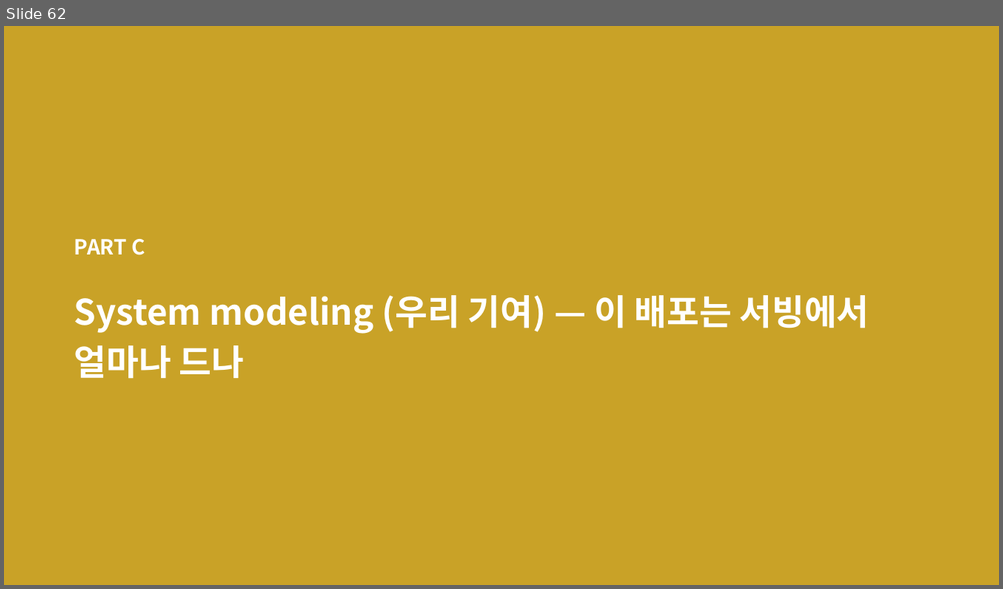
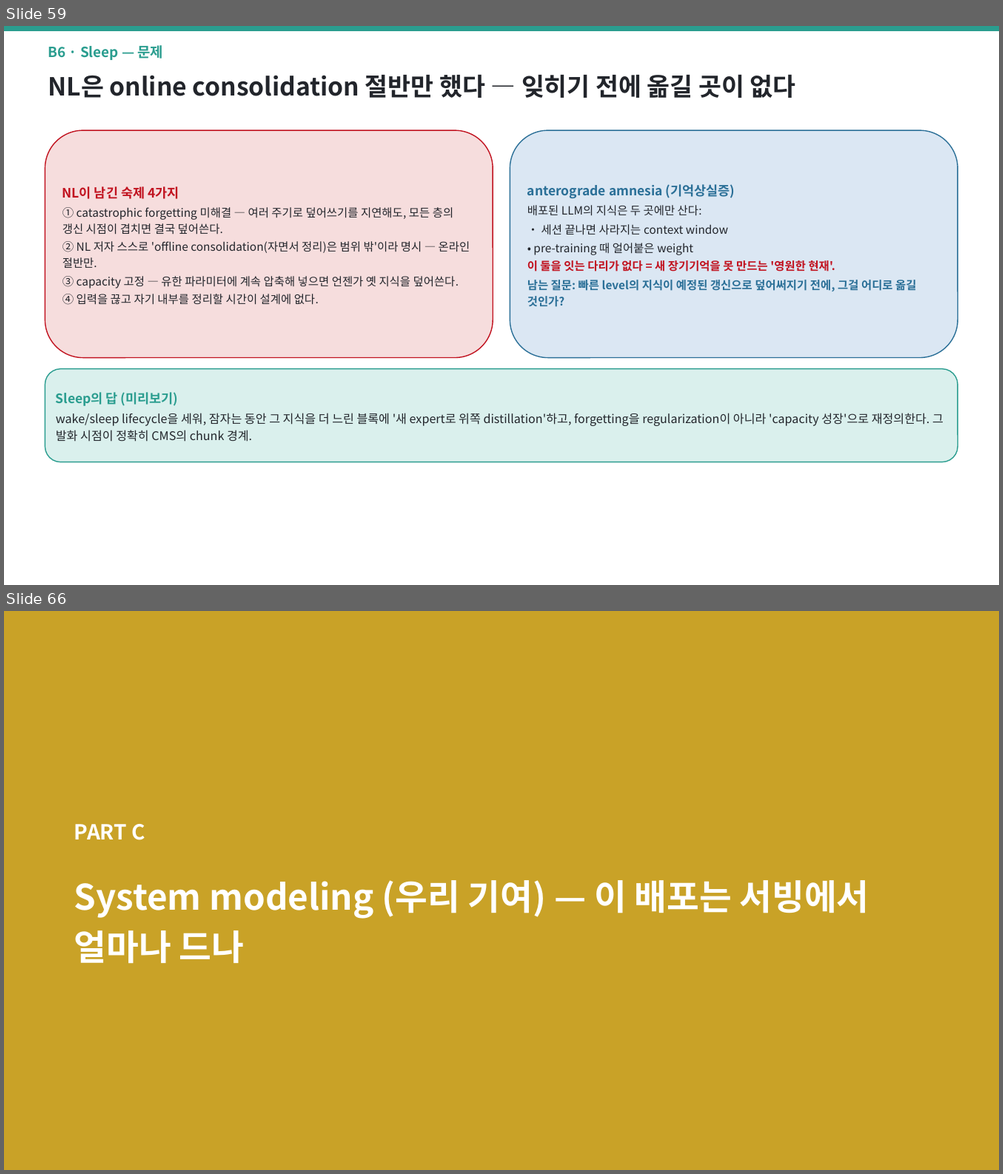
Before and after one commit to jimmylegendary/neural-memory-study, a slide deck: seminar/TTT-seminar.pptx. Shown one above the other, each under a label of ours: slide 62 before the commit, slides 59 and 66 after it; the slides between them are not shown. The pictures are 1003x589 and 1003x1174 pixels, drawn with LibreOffice and Linux fonts; fonts in the diff are those of the drawing. Boxes give left, top, right and bottom in pixels: in the first picture for what was removed or moved away, otherwise in the second. Text is boxed around its words. In the diff, an @@ line names an element or a change of style, - is before the commit and + after.

```diff
--- a/seminar/TTT-seminar.pptx
+++ b/seminar/TTT-seminar.pptx
@@ slide 59 added at (4,26,999,585), background #FFFFFF @@
@@ rectangle added at (4,26,999,30), fill #2A9D8F, outline #2A9D8F 1 pt @@
@@ text added at (48,45,163,60), 13.5 pt, text #2A9D8F, bold @@
+B6 · Sleep — 문제
@@ text added at (48,74,796,98), 24 pt, text #22252B, bold @@
+NL은 online consolidation 절반만 했다 — 잊히기 전에 옮길 곳이 없다
@@ rounded rectangle added at (45,130,492,358), fill #F6DDDD, outline #C1121F 1 pt, 11 pt, text #22252B @@
+NL이 남긴 숙제 4가지
+① catastrophic forgetting 미해결 — 여러 주기로 덮어쓰기를 지연해도, 모든 층의 갱신 시점이 겹치면 결국 덮어쓴다.
+② NL 저자 스스로 'offline consolidation(자면서 정리)은 범위 밖'이라 명시 — 온라인 절반만.
+③ capacity 고정 — 유한 파라미터에 계속 압축해 넣으면 언젠가 옛 지식을 덮어쓴다.
+④ 입력을 끊고 자기 내부를 정리할 시간이 설계에 없다.
@@ rounded rectangle added at (510,130,958,358), fill #DBE7F3, outline #2A6F97 1 pt, 11 pt, text #2A6F97, bold @@
+anterograde amnesia (기억상실증)
+배포된 LLM의 지식은 두 곳에만 산다:
+• 세션 끝나면 사라지는 context window
+• pre-training 때 얼어붙은 weight
+이 둘을 잇는 다리가 없다 = 새 장기기억을 못 만드는 '영원한 현재'.
+남는 질문: 빠른 level의 지식이 예정된 갱신으로 덮어써지기 전에, 그걸 어디로 옮길 것인가?
@@ rounded rectangle added at (45,369,958,463), fill #DAF0ED, outline #2A9D8F 1 pt, 11.5 pt, text #22252B @@
+Sleep의 답 (미리보기)
+wake/sleep lifecycle을 세워, 잠자는 동안 그 지식을 더 느린 블록에 '새 expert로 위쪽 distillation'하고, forgetting을 regularization이 아니라 'capacity 성장'으로 재정의한다. 그 발화 시점이 정확히 CMS의 chunk 경계.
@@ what was slide 62 is now slide 66 @@
```
Also in this commit, not shown: 1 slide changed, 5 other slides added, 2 slides removed, 1 other file.
